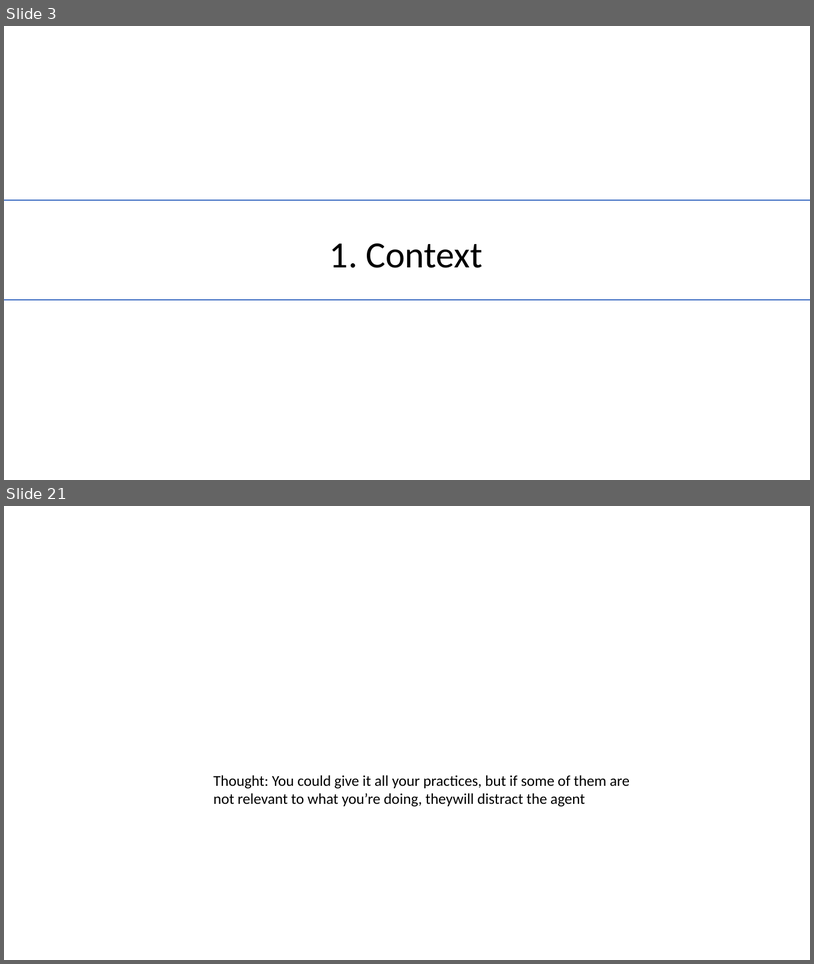
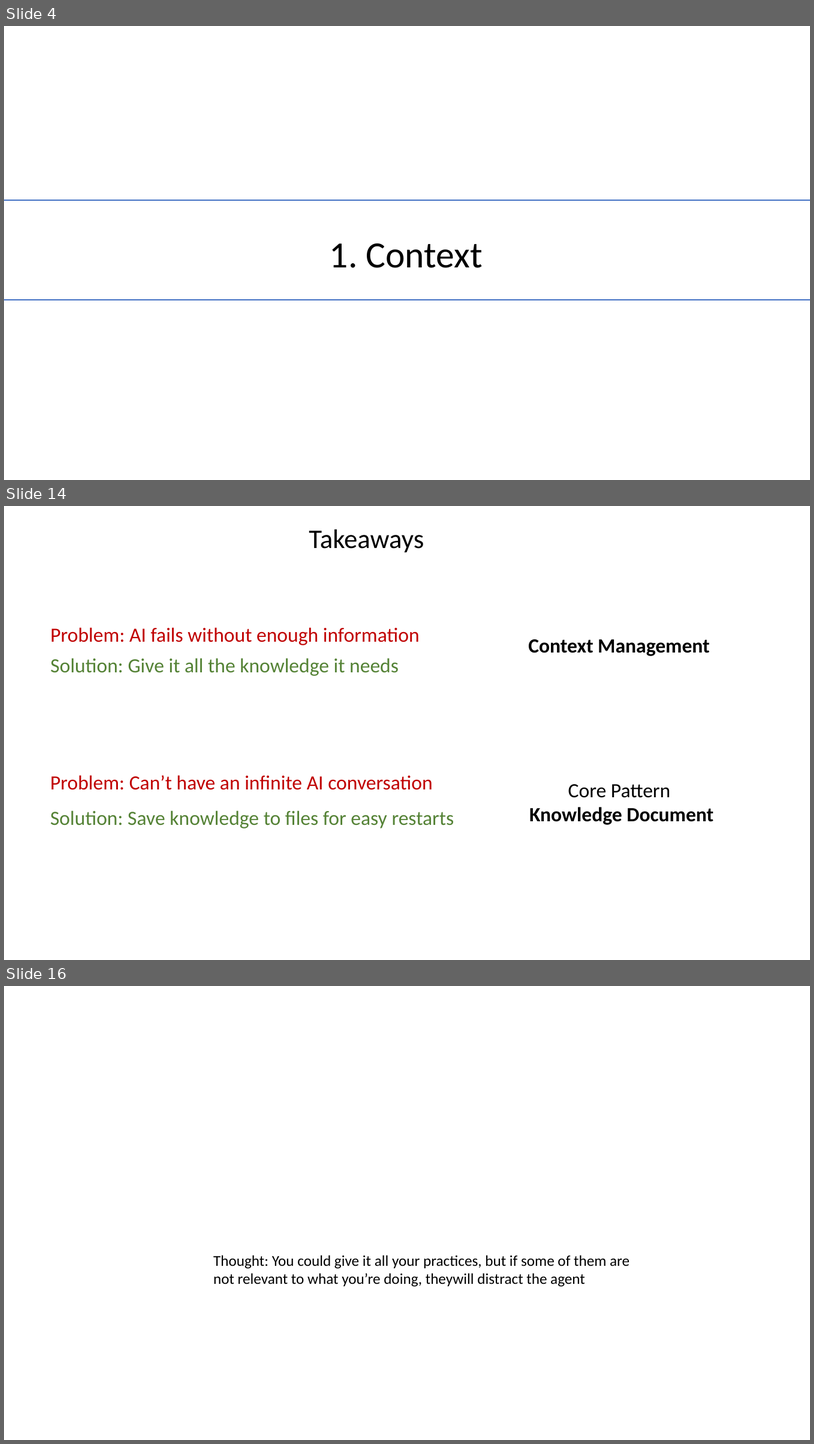
Before and after one commit to lexler/Talks, a slide deck: Slides/Core Patterns for Coding with AI.pptx. Shown one above the other, each under a label of ours: slides 3 and 21 before the commit, slides 4, 14 and 16 after it; the slides between them are not shown. The pictures are 814x964 and 814x1444 pixels, drawn with LibreOffice and Linux fonts; fonts in the diff are those of the drawing. Boxes give left, top, right and bottom in pixels: in the first picture for what was removed or moved away, otherwise in the second. Text is boxed around its words. In the diff, an @@ line names an element or a change of style, - is before the commit and + after.

```diff
--- a/Slides/Core Patterns for Coding with AI.pptx
+++ b/Slides/Core Patterns for Coding with AI.pptx
@@ slide 14 added at bbox=[4, 506, 810, 960], background #FFFFFF @@
@@ text added at bbox=[309, 529, 424, 553], 32 pt, text #000000 @@
+Takeaways
@@ text added at bbox=[50, 627, 420, 645], 24 pt, text #C00000 @@
+Problem: AI fails without enough information
@@ text added at bbox=[528, 639, 710, 656], 24 pt, text #000000, bold @@
+Context Management
@@ text added at bbox=[50, 658, 399, 676], 24 pt, text #548235 @@
+Solution: Give it all the knowledge it needs
@@ text added at bbox=[50, 775, 432, 790], 24 pt, text #C00000 @@
+Problem: Can’t have an infinite AI conversation
@@ text added at bbox=[530, 784, 714, 825], 24 pt, text #000000, bold @@
+Core Pattern
+Knowledge Document
@@ text added at bbox=[50, 810, 455, 828], 24 pt, text #548235 @@
+Solution: Save knowledge to files for easy restarts
@@ what was slide 3 is now slide 4 @@
@@ what was slide 21 is now slide 16 @@
```
Also in this commit, not shown: 1 slide changed, 10 other slides added, 16 slides removed.
